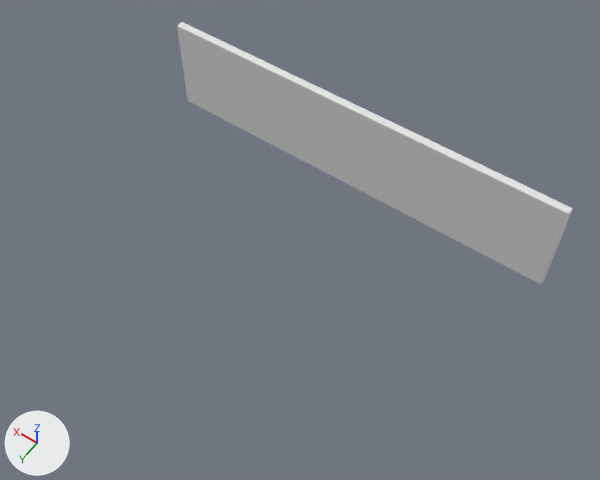
A saved change to the COLLADA model raw_data/397/part_dae/13.dae.
The view is the same before and after, from a 50 mm lens placed at (-0.541, 0.727, 1.471), pointed at (-0.035, 0.018, 0.357). The axes (+X, +Y, +Z) are drawn at lower left. The lights are the same throughout. Materials are left out; every surface is plain grey.

Names of what the first picture shows: '3#3'.
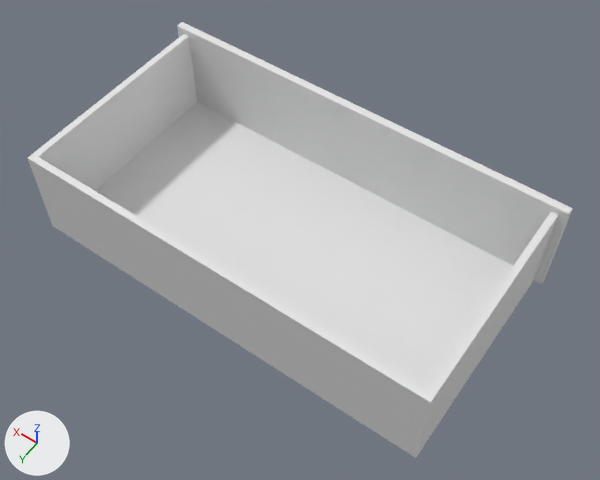
What differs and where, as boxes [x1, y1, x2, y2] in the pictures (600 x 480 px):
'3#3', reshaped (38% wider, 66% taller): before [177, 22, 573, 285]; after [27, 22, 573, 458]
part 1 of me_meshid0_name, added: after [27, 34, 558, 458]

The change in detail:
me_meshid0_name is used by ob_3_3; location (0.0, 0.0, 0.0).
me_meshid0_name had 112 vertices, 206 faces and spanned x -0.4..0.4, y -0.204..-0.189, z 0.286..0.479.
me_meshid0_name now has 138 vertices, 254 faces and spans x -0.4..0.4, y -0.204..0.21, z 0.286..0.479.
me_meshid0_name part 1: a new loose piece of 26 vertices spanning x -0.385..0.385, y -0.196..0.21, z 0.286..0.466.
